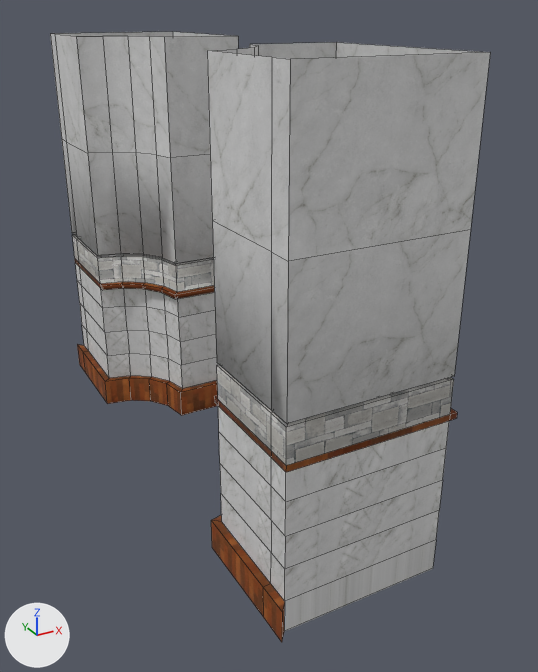
Two versions of the FBX model Celestial Slayer (Unity File)/Assets/Art/Models/Environment/Buldings/BackOfDinningHall.fbx, one commit apart.
Both versions are drawn from a 50 mm camera at (73.7, -115.4, 95.5) aimed at (132.0, -9.3, 42.5). Lighting does not change. The marker at lower left points along +X, +Y and +Z. The older version comes first. Mesh edges are drawn as thin lines. Where no turn or scale is listed for an object, it has been applied to the vertices.

The first picture shows 'Pilars.002'.
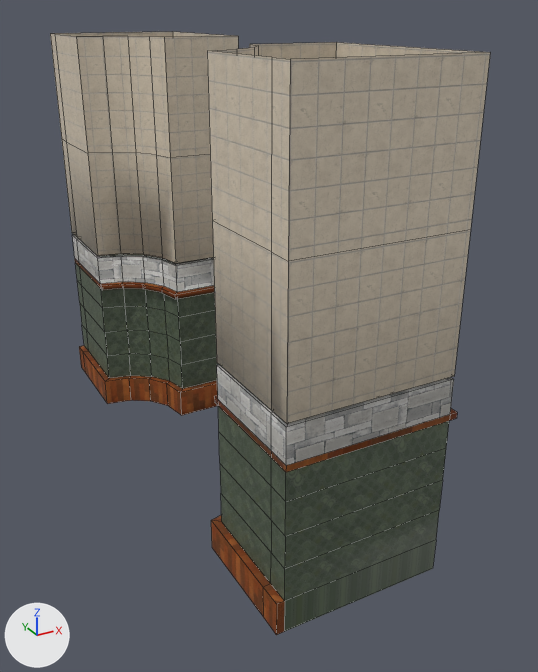
Location of each change, (x1, y1, x2, y2) in pixels of the pictures (538 x 672 px):
'Pilars.002', surface changed, recoloured
    both: (50, 32, 490, 635)
part 1 of me_cylinder_008, recoloured
    both: (50, 32, 490, 424)

Diff of the bpy script that builds the scene:
```diff
--- a/Celestial Slayer (Unity File)/Assets/Art/Models/Environment/Buldings/BackOfDinningHall.fbx.py
+++ b/Celestial Slayer (Unity File)/Assets/Art/Models/Environment/Buldings/BackOfDinningHall.fbx.py
@@ img_marbletiles_low_defaultmaterial_metallicsmoothness_png @@
+img_marbletiles_low_defaultmaterial_metallicsmoothness_png = load_image('MarbleTiles_Low_DefaultMaterial_MetallicSmoothness.png', '../../../../../../Blender Files/Textures/EnvironmentTrimSheetTextures/MarbleTilesSimple/MarbleTiles_Low_DefaultMaterial_MetallicSmoothness.png', 2048, 2048, 'Non-Color')
@@ img_marbletiles_low_defaultmaterial_albedotransparency_png @@
+img_marbletiles_low_defaultmaterial_albedotransparency_png = load_image('MarbleTiles_Low_DefaultMaterial_AlbedoTransparency.png', '../../../../../../Blender Files/Textures/EnvironmentTrimSheetTextures/MarbleTilesSimple/MarbleTiles_Low_DefaultMaterial_AlbedoTransparency.png', 2048, 2048, 'sRGB')
@@ img_marbletiles_low_defaultmaterial_normal_png @@
+img_marbletiles_low_defaultmaterial_normal_png = load_image('MarbleTiles_Low_DefaultMaterial_Normal.png', '../../../../../../Blender Files/Textures/EnvironmentTrimSheetTextures/MarbleTilesSimple/MarbleTiles_Low_DefaultMaterial_Normal.png', 2048, 2048, 'Non-Color')
@@ img_verdantgreen_low_idlayer001_albedotransparency_png @@
+img_verdantgreen_low_idlayer001_albedotransparency_png = load_image('VerdantGreen_low_IDLayer001_AlbedoTransparency.png', '../../../../../../Blender Files/Textures/EnvironmentTrimSheetTextures/VerdentGreenTile/VerdantGreen_low_IDLayer001_AlbedoTransparency.png', 2048, 2048, 'sRGB')
@@ mat_verdfantgreen @@
 n2 = _N.new('ShaderNodeTexImage'); n2.name = 'Image Texture'
-n2.image = img_verdantgreen_low_idlayer001_basemap_png
+n2.image = img_verdantgreen_low_idlayer001_albedotransparency_png
 n3 = _N.new('ShaderNodeTexImage'); n3.name = 'Image Texture.001'
@@ mat_sandstone @@
+mat_sandstone = bpy.data.materials.new('SandStone')
+# uses the picture img_marbletiles_low_defaultmaterial_albedotransparency_png
+# uses the picture img_marbletiles_low_defaultmaterial_metallicsmoothness_png
+# uses the picture img_marbletiles_low_defaultmaterial_normal_png
@@ me_cylinder_008 @@
 # used by ob_pilars_002; location = (126.2, -0.4, 54.0)
-me_cylinder_008.from_pydata(...)  # 282 vertices, 262 faces; spans x -14.4..14.5, y -49.2..49.2, z -37.0..37.0
+me_cylinder_008.from_pydata(...)  # 282 vertices, 262 faces; spans x -14.4..14.5, y -47.7..47.7, z -37.0..37.0
+# me_cylinder_008 part 1: all 36 faces centred in x -13.1..13.2, y -47.7..47.7, z 6.1..26.7 switch from mat_verdfantgreen to mat_sandstone
+# edits to the shape of me_cylinder_008 do not show in these pictures
 me_cylinder_008.materials.append(mat_woodfloor)
```
